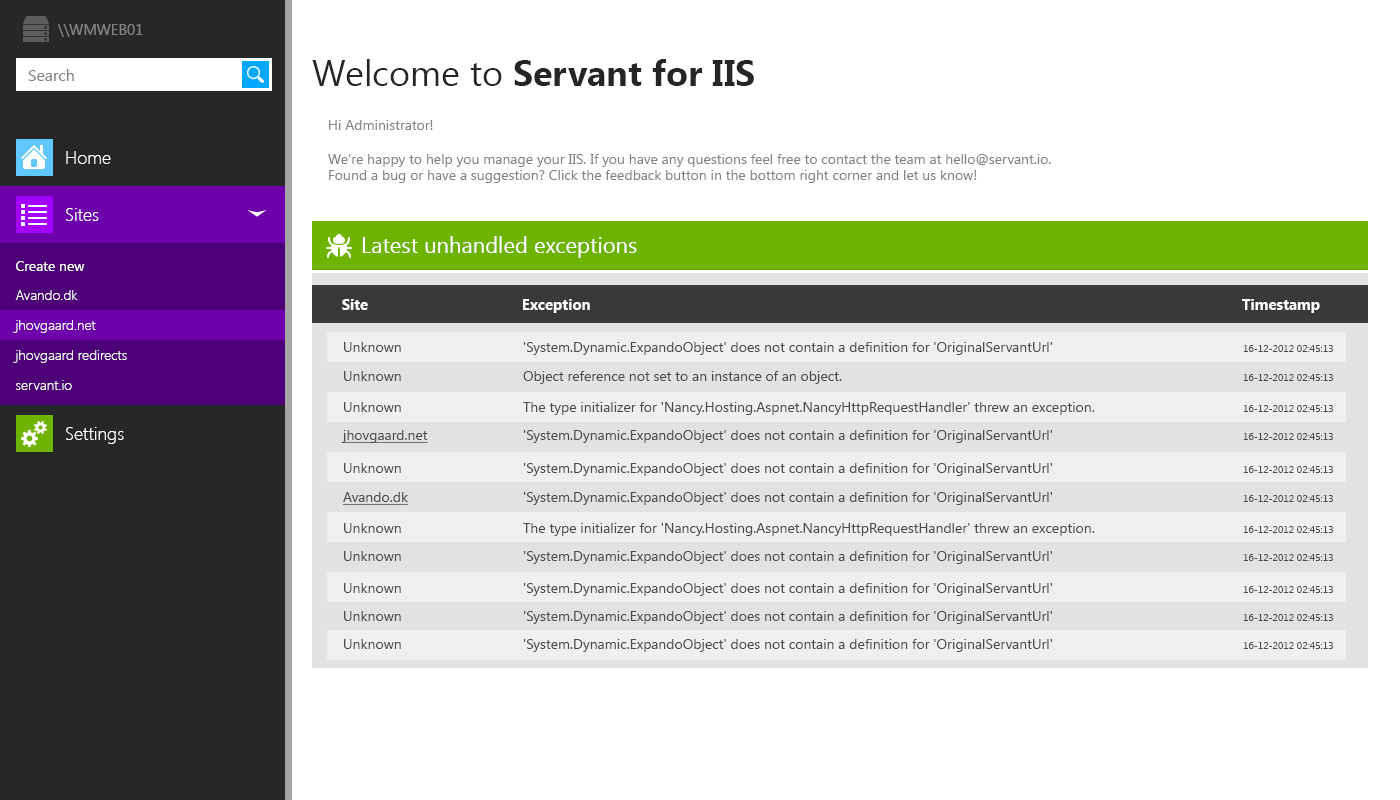
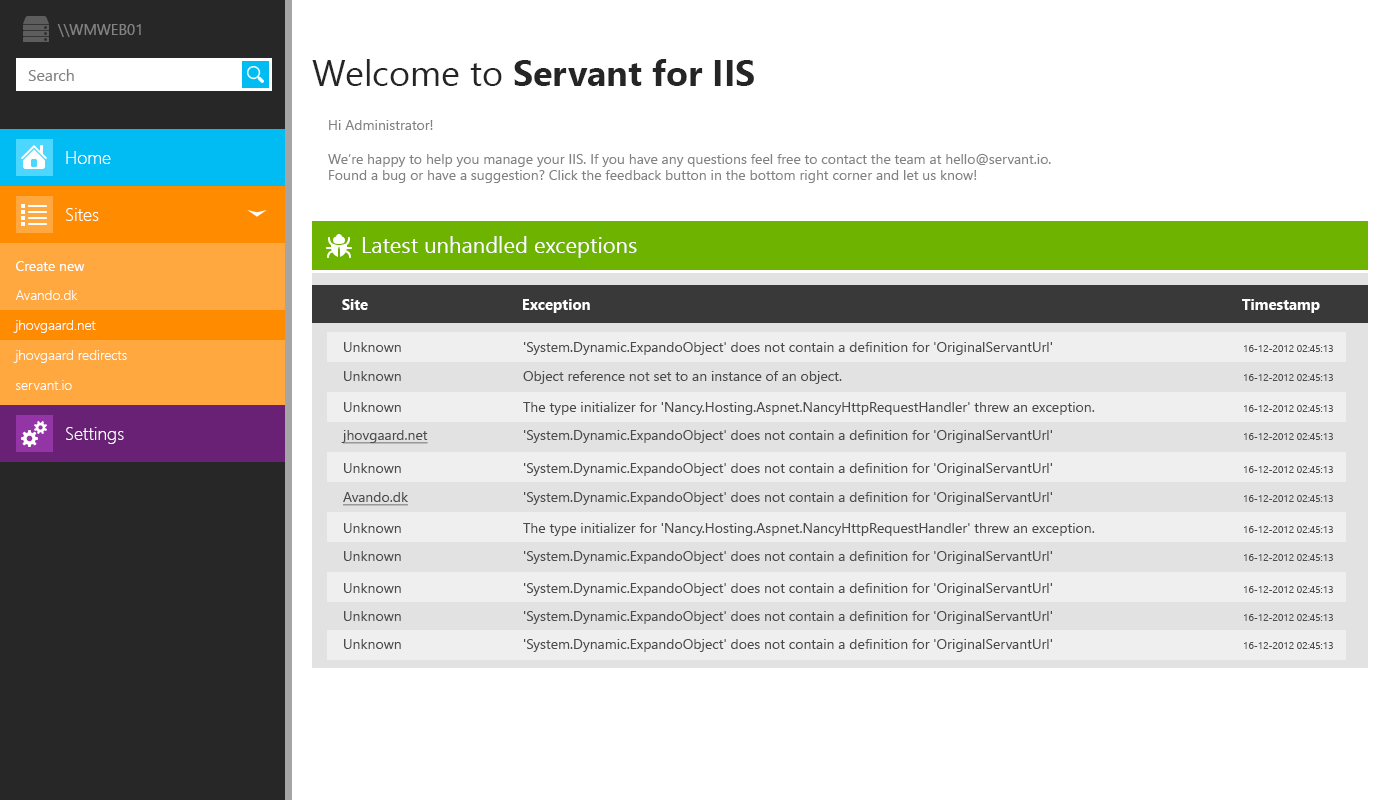
The second w=1400, h=800 image is a revision of the first. Changes to its layers:
painted on "Unknown 'System.Dynamic.ExpandoObject' does not contain a de" (1st of 6, in "Home" › "Table" › "Lines") over [523, 639, 1333, 649]
painted on "Unknown 'System.Dynamic.ExpandoObject' does not contain a de" (2nd of 6, in "Home" › "Table" › "Lines") over [523, 611, 1333, 621]
painted on "Unknown 'System.Dynamic.ExpandoObject' does not contain a de" (3rd of 6, in "Home" › "Table" › "Lines") over [523, 583, 1333, 593]
painted on "Unknown 'System.Dynamic.ExpandoObject' does not contain a de" (4th of 6, in "Home" › "Table" › "Lines") over [523, 551, 1333, 561]
painted on "Unknown The type initializer for 'Nancy.Hosting.Aspnet.Nancy" (1st of 2, in "Home" › "Table" › "Lines") over [661, 523, 1333, 533]
painted on "Avando.dk 'System.Dynamic.ExpandoObject' does not contain a" over [343, 492, 1333, 506]
painted on "Unknown 'System.Dynamic.ExpandoObject' does not contain a de" (5th of 6, in "Home" › "Table" › "Lines") over [523, 463, 1333, 473]
painted on "jhovgaard.net 'System.Dynamic.ExpandoObject' does not contain" over [343, 430, 1333, 444]
painted on "Unknown The type initializer for 'Nancy.Hosting.Aspnet.Nancy" (2nd of 2, in "Home" › "Table" › "Lines") over [661, 402, 1333, 412]
painted on "Unknown 'System.Dynamic.ExpandoObject' does not contain a de" (6th of 6, in "Home" › "Table" › "Lines") over [523, 342, 1333, 352]
painted on "Layer 4" (1st of 3, in "Menu: Settings") over [16, 415, 53, 452]
showed "Layer 5" (1st of 3, in "Menu: Settings"), painted on it over [0, 405, 285, 462]
painted on "Create new Avando.dk jhovgaard.net jhovgaard redirects servant." over [16, 291, 127, 390]
painted on "Layer 7" over [0, 310, 285, 340]
painted on "Layer 6" over [0, 243, 285, 405]
painted on "Layer 5" (2nd of 3, in "Menu: Sites") over [0, 186, 285, 243]
showed "Layer 5" (3rd of 3, in "Menu: Home"), painted on it over [0, 129, 285, 186]
…and 11 more changes (11 painted)
